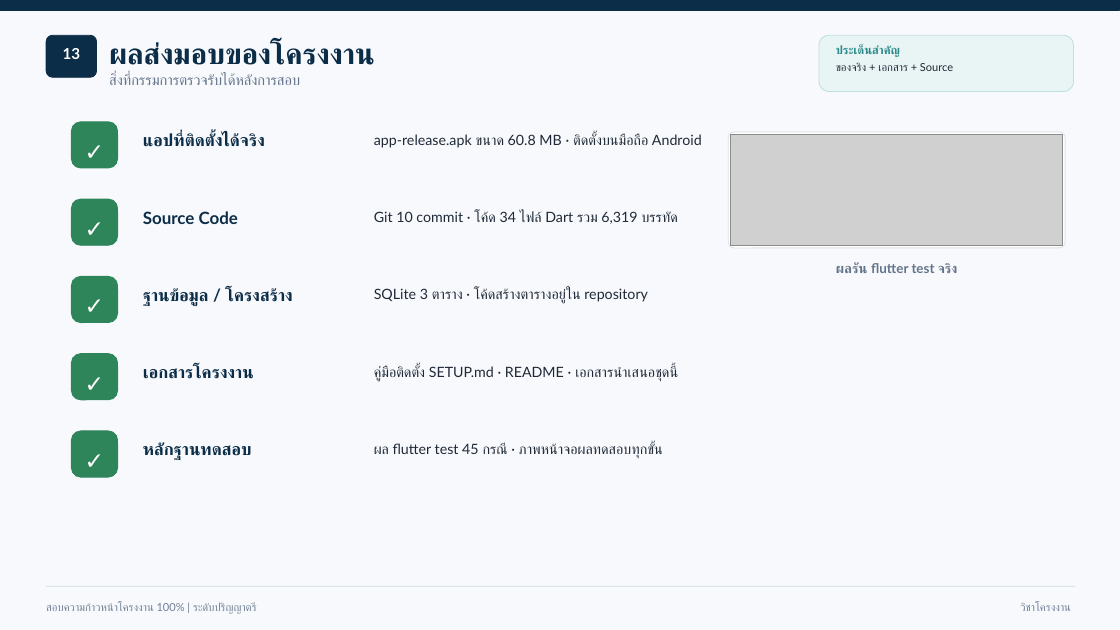
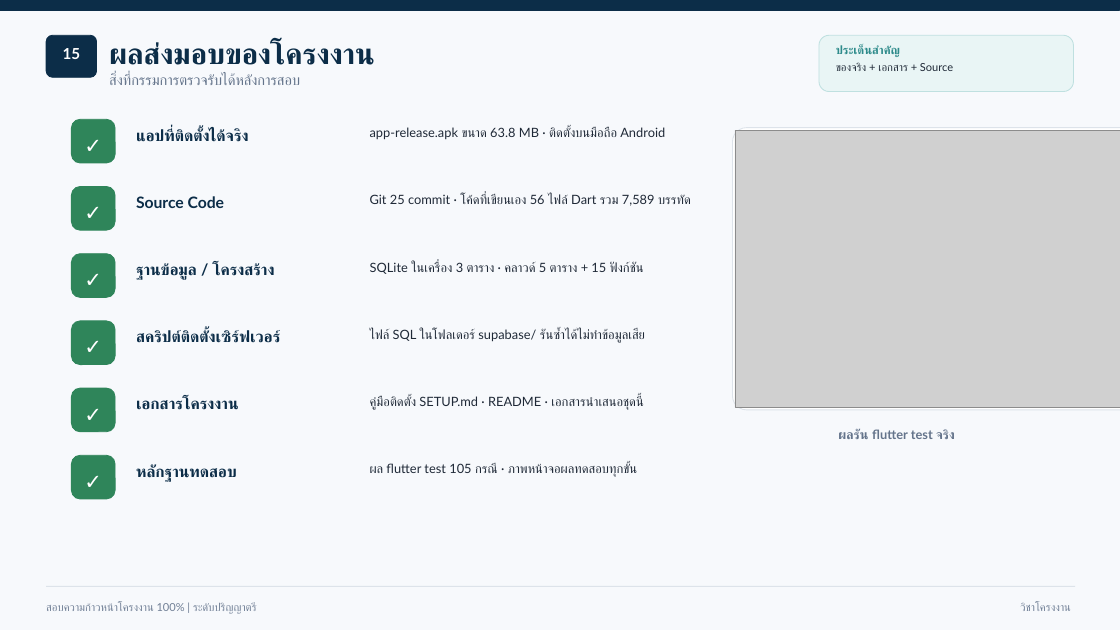
Before and after one commit to SuperMeteo/habit_tracker, a slide deck: slide 16 of docs/นำเสนอ100_HabitTracker.pptx (slide 14 before the commit). Drawn at 1120x630 pixels with LibreOffice and Linux fonts; fonts in the diff are those of the drawing; grey boxes stand for pictures. Boxes give left, top, right and bottom in pixels: in the first picture for what was removed or moved away, otherwise in the second. Text is boxed around its words. In the diff, an @@ line names an element or a change of style, - is before the commit and + after.

```diff
--- a/docs/นำเสนอ100_HabitTracker.pptx
+++ b/docs/นำเสนอ100_HabitTracker.pptx
@@ text at bbox=[63, 48, 81, 59]: text changed @@
-13
+15
@@ rounded rectangle: place and size @@
-rounded rectangle at bbox=[71, 122, 118, 168]
+rounded rectangle at bbox=[71, 119, 115, 163]
@@ text "แอปที่ติดตั้งได้จริง": place and size @@
-text "แอปที่ติดตั้งได้จริง" at bbox=[143, 134, 265, 147]
+text "แอปที่ติดตั้งได้จริง" at bbox=[136, 128, 249, 142]
@@ text at bbox=[370, 127, 665, 140]: text changed; size 12.2 to 11 pt @@
-app-release.apk ขนาด 60.8 MB · ติดตั้งบนมือถือ Android
+app-release.apk ขนาด 63.8 MB · ติดตั้งบนมือถือ Android
@@ rounded rectangle removed at bbox=[728, 132, 1065, 248] @@
@@ rounded rectangle added at bbox=[733, 128, 1120, 410], fill #FFFFFF, outline #DDE3EA 0.75 pt @@
@@ picture: place and size @@
-picture at bbox=[731, 134, 1063, 245]
+picture at bbox=[735, 130, 1120, 408]
@@ text "✓": place and size @@
-text "✓" at bbox=[71, 210, 118, 235]
+text "✓" at bbox=[71, 196, 115, 221]
@@ rounded rectangle: place and size @@
-rounded rectangle at bbox=[71, 199, 118, 245]
+rounded rectangle at bbox=[71, 187, 115, 230]
@@ text "Source Code": place and size @@
-text "Source Code" at bbox=[143, 211, 238, 224]
+text "Source Code" at bbox=[136, 196, 225, 208]
@@ text at bbox=[370, 194, 691, 206]: text changed; size 12.2 to 11 pt @@
-Git 10 commit · โค้ด 34 ไฟล์ Dart รวม 6,319 บรรทัด
+Git 25 commit · โค้ดที่เขียนเอง 56 ไฟล์ Dart รวม 7,589 บรรทัด
@@ text "✓": place and size @@
-text "✓" at bbox=[71, 287, 118, 313]
+text "✓" at bbox=[71, 263, 115, 288]
@@ rounded rectangle: place and size @@
-rounded rectangle at bbox=[71, 276, 118, 323]
+rounded rectangle at bbox=[71, 254, 115, 297]
@@ text "ฐานข้อมูล / โครงสร้าง": place and size @@
-text "ฐานข้อมูล / โครงสร้าง" at bbox=[143, 288, 293, 306]
+text "ฐานข้อมูล / โครงสร้าง" at bbox=[136, 262, 274, 280]
@@ text at bbox=[370, 261, 644, 275]: text changed; size 12.2 to 11 pt @@
-SQLite 3 ตาราง · โค้ดสร้างตารางอยู่ใน repository
+SQLite ในเครื่อง 3 ตาราง · คลาวด์ 5 ตาราง + 15 ฟังก์ชัน
@@ rounded rectangle: place and size @@
-rounded rectangle at bbox=[71, 354, 118, 400]
+rounded rectangle at bbox=[71, 321, 115, 365]
@@ text added at bbox=[370, 329, 645, 343], 11 pt, text #1F2937 @@
+ไฟล์ SQL ในโฟลเดอร์ supabase/ รันซ้ำได้ไม่ทำข้อมูลเสีย
@@ text "✓": place and size @@
-text "✓" at bbox=[71, 365, 118, 390]
+text "✓" at bbox=[71, 330, 115, 355]
@@ text added at bbox=[136, 330, 280, 343], 13.5 pt, text #0C2D48, bold @@
+สคริปต์ติดตั้งเซิร์ฟเวอร์
@@ rounded rectangle: place and size @@
-rounded rectangle at bbox=[71, 431, 118, 477]
+rounded rectangle at bbox=[71, 388, 115, 432]
@@ size 20 to 18 pt in 5 elements at bbox=[71, 129, 115, 154], bbox=[71, 196, 115, 221], bbox=[71, 263, 115, 288], bbox=[71, 330, 115, 355], bbox=[71, 397, 115, 423] @@
@@ text "✓": place and size @@
-text "✓" at bbox=[71, 442, 118, 467]
+text "✓" at bbox=[71, 397, 115, 423]
@@ size 14.5 to 13.5 pt in 5 elements at bbox=[136, 128, 249, 142], bbox=[136, 196, 225, 208], bbox=[136, 262, 274, 280], bbox=[136, 464, 236, 482], bbox=[136, 397, 239, 410] @@
@@ text "เอกสารโครงงาน": place and size @@
-text "เอกสารโครงงาน" at bbox=[143, 365, 254, 379]
+text "เอกสารโครงงาน" at bbox=[136, 397, 239, 410]
@@ text "คู่มือติดตั้ง SETUP.md · README · ...": place and size @@
-text "คู่มือติดตั้ง SETUP.md · README · ..." at bbox=[374, 365, 676, 381]
+text "คู่มือติดตั้ง SETUP.md · README · ..." at bbox=[370, 396, 642, 410]
@@ text "คู่มือติดตั้ง SETUP.md · README · ..." at bbox=[370, 396, 642, 410]: size 12.2 to 11 pt @@
@@ text "ผลรัน flutter test จริง": place and size @@
-text "ผลรัน flutter test จริง" at bbox=[836, 263, 958, 273]
+text "ผลรัน flutter test จริง" at bbox=[838, 429, 955, 439]
@@ text "ผลรัน flutter test จริง" at bbox=[838, 429, 955, 439]: size 11.5 to 11 pt @@
@@ rounded rectangle added at bbox=[71, 455, 115, 499], fill #2F855A, outline #2F855A 0.75 pt @@
@@ text added at bbox=[71, 465, 115, 490], 18 pt, text #FFFFFF, bold @@
+✓
@@ text "หลักฐานทดสอบ": place and size @@
-text "หลักฐานทดสอบ" at bbox=[143, 443, 252, 460]
+text "หลักฐานทดสอบ" at bbox=[136, 464, 236, 482]
@@ text at bbox=[370, 463, 637, 477]: text changed; size 12.2 to 11 pt @@
-ผล flutter test 45 กรณี · ภาพหน้าจอผลทดสอบทุกขั้น
+ผล flutter test 105 กรณี · ภาพหน้าจอผลทดสอบทุกขั้น
```
Also in this commit, not shown: 13 other slides changed, 4 slides added, 2 slides removed, 9 other files.
